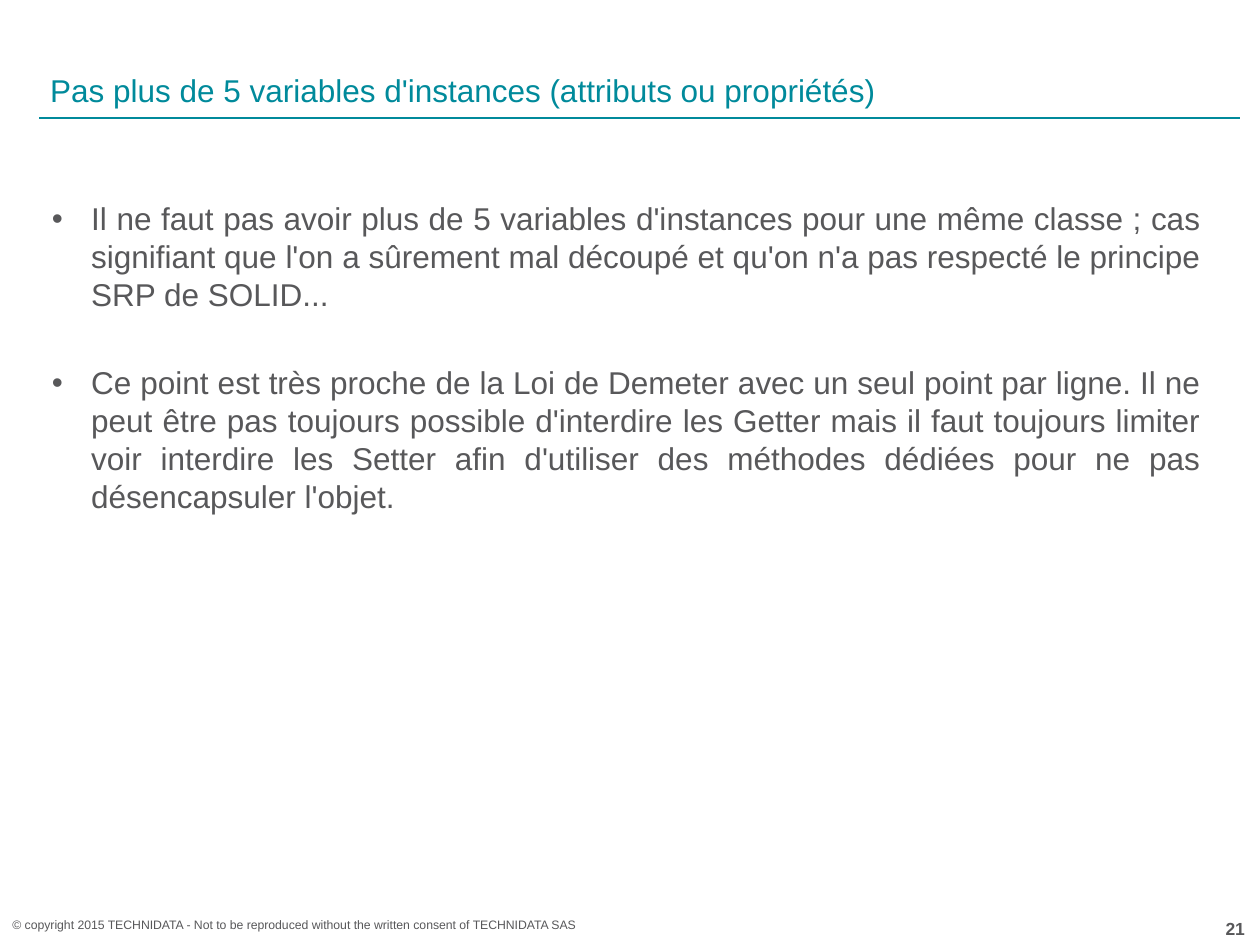
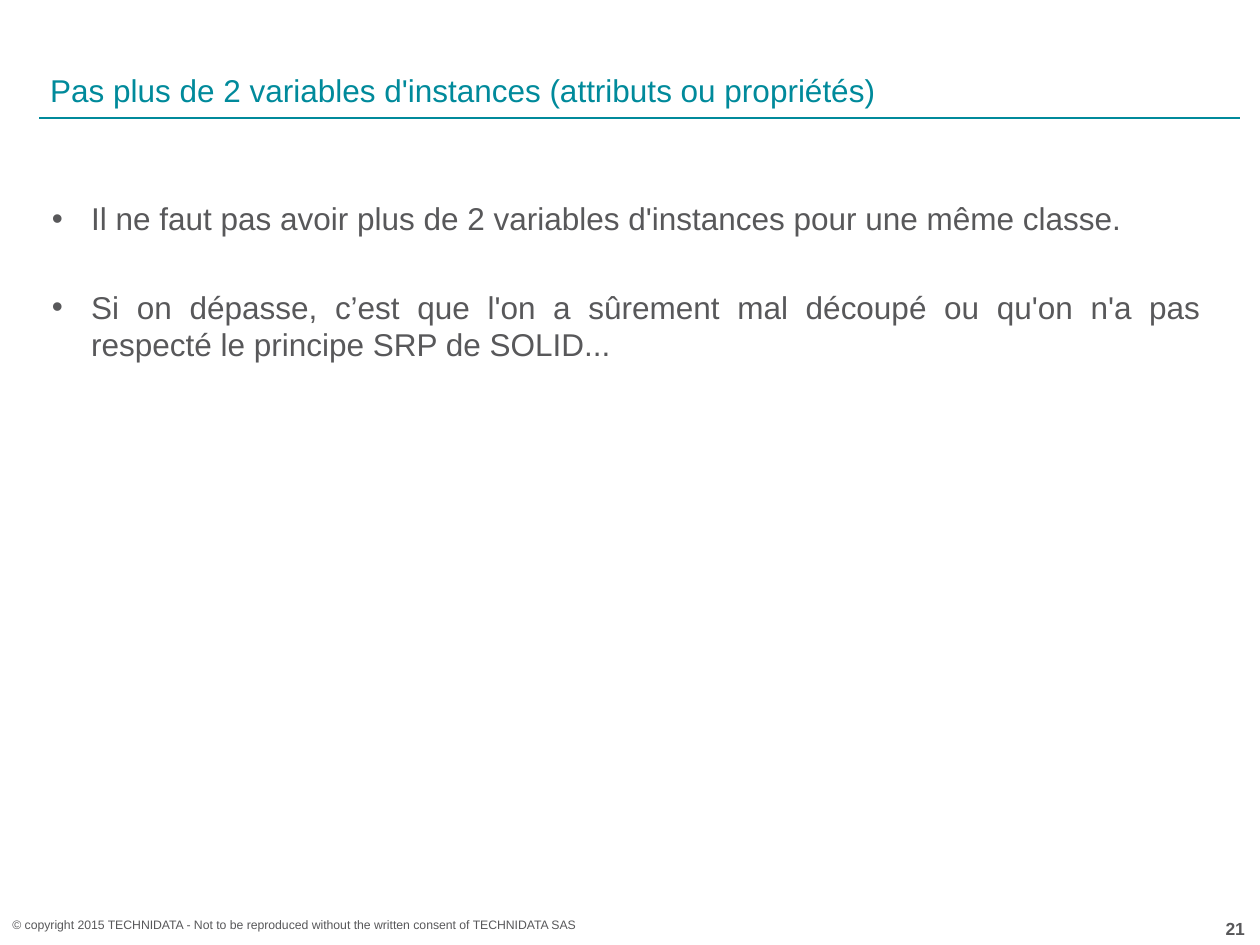
Before and after one commit to acoudene/ObjectCalisthenics, a slide deck: slide 21 of ObjectCalisthenics.pptx. Drawn at 1260x945 pixels with LibreOffice and Linux fonts; fonts in the diff are those of the drawing; background and template pictures are left out. Boxes give left, top, right and bottom in pixels: in the first picture for what was removed or moved away, otherwise in the second. Text is boxed around its words. In the diff, an @@ line names an element or a change of style, - is before the commit and + after.

```diff
--- a/ObjectCalisthenics.pptx
+++ b/ObjectCalisthenics.pptx
@@ title at box(50, 78, 875, 108): text changed @@
-Pas plus de 5 variables d'instances (attributs ou propriétés)
+Pas plus de 2 variables d'instances (attributs ou propriétés)
@@ text at box(91, 207, 1200, 362): text changed @@
-• Il ne faut pas avoir plus de 5 variables d'instances pour une même classe ; cas signifiant que l'on a sûrement mal découpé et qu'on n'a pas respecté le principe SRP de SOLID...
-• Ce point est très proche de la Loi de Demeter avec un seul point par ligne. Il ne peut être pas toujours possible d'interdire les Getter mais il faut toujours limiter voir interdire les Setter afin d'utiliser des méthodes dédiées pour ne pas désencapsuler l'objet.
+• Il ne faut pas avoir plus de 2 variables d'instances pour une même classe.
+• Si on dépasse, c’est que l'on a sûrement mal découpé ou qu'on n'a pas respecté le principe SRP de SOLID...
```
Also in this commit, not shown: 1 other slide changed, 4 slides added, 1 other file.
